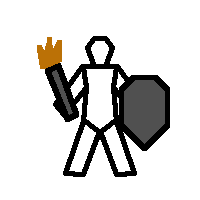
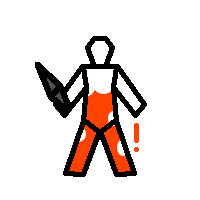
Two versions of the same layered image (200 x 200). Layer-by-layer changes:
showed "being digested" over [69, 72, 139, 172]
added layer "equipped_dagger" in group "humanoid" over [35, 62, 71, 111]
hid "equipped_torch" over [37, 37, 79, 122]
hid "shield" over [119, 75, 170, 151]
